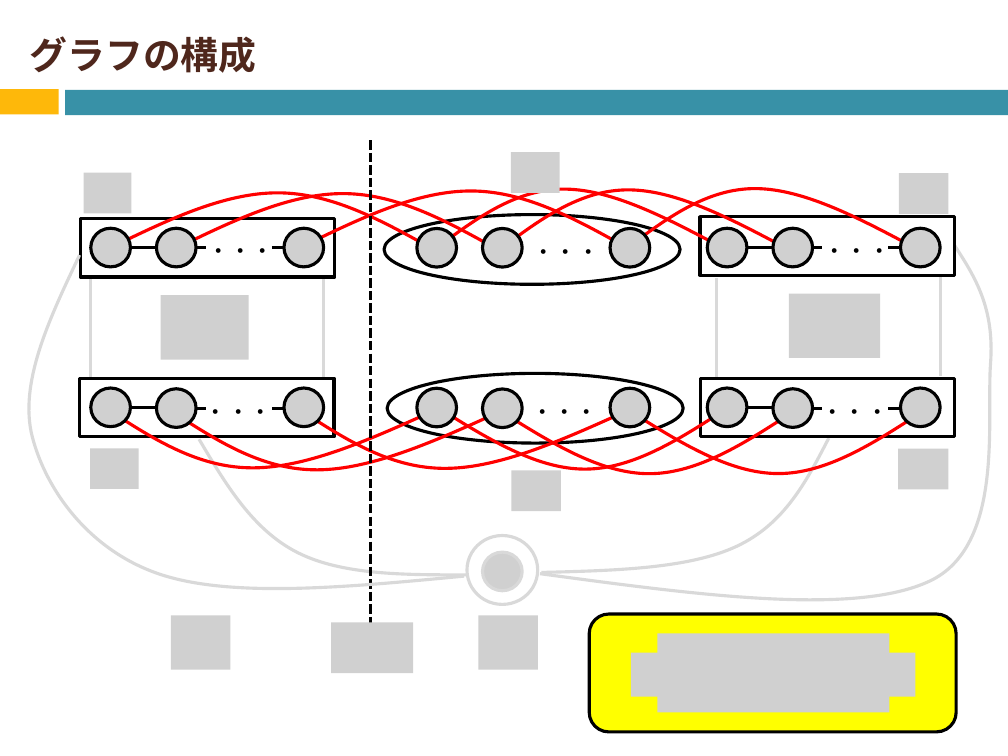
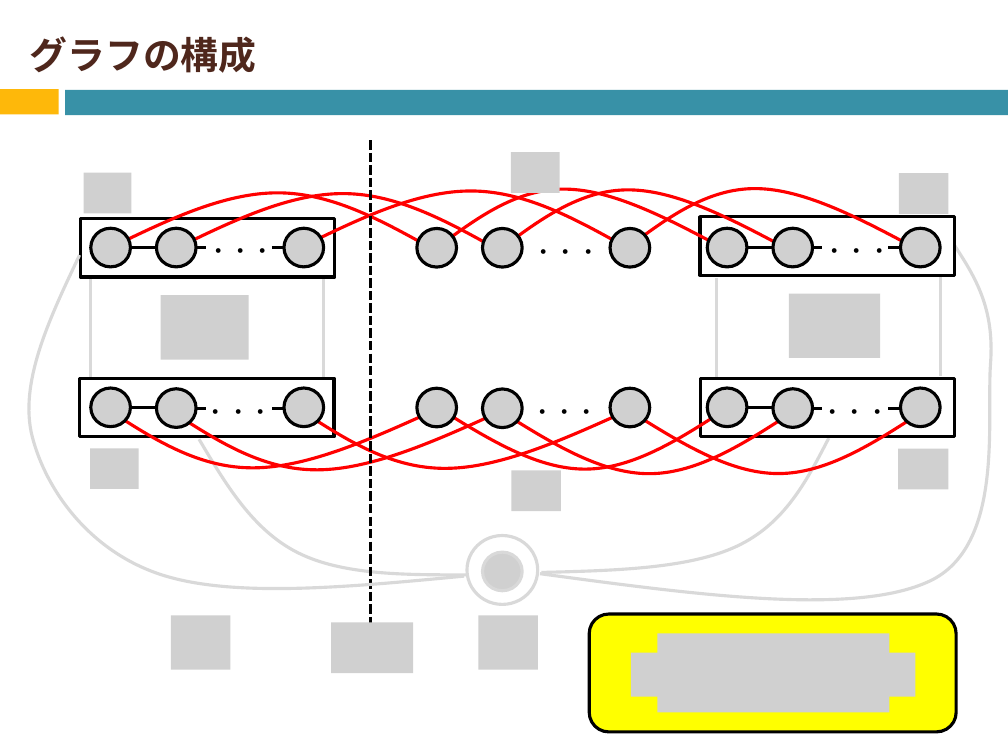
Before and after one commit to Izulabo-nitech/Distributed_Complexity_of_k-Maximal_Independent_Set_Verification, a slide deck: slide 27 of LAsy/LA用発表資料.pptx (slide 24 before the commit). Drawn at 1008x756 pixels with LibreOffice and Linux fonts; fonts in the diff are those of the drawing; grey boxes stand for pictures. Boxes give left, top, right and bottom in pixels: in the first picture for what was removed or moved away, otherwise in the second. Text is boxed around its words. In the diff, an @@ line names an element or a change of style, - is before the commit and + after.

```diff
--- a/LAsy/LA用発表資料.pptx
+++ b/LAsy/LA用発表資料.pptx
@@ ellipse removed at <box>384,215,680,284</box> @@
@@ ellipse removed at <box>387,373,683,443</box> @@
```
Also in this commit, not shown: 7 other slides changed, 10 slides added, 3 slides removed.
